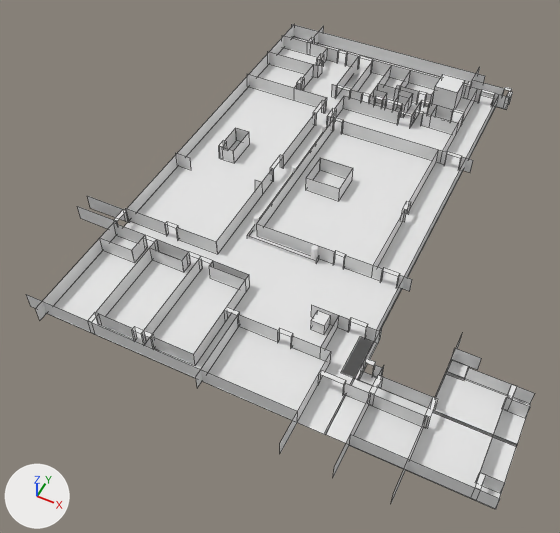
The Blender file assets/aligned_models/first.blend as it was, and as the next commit left it.
Both versions are drawn from a 50 mm camera at (-2.4, -47.6, 67.9) aimed at (-29.7, 7.0, -0.3). The axes (+X, +Y, +Z) are drawn at lower left. The lights are the same throughout. The older version comes first. Mesh edges are drawn as thin lines on the coarser meshes.

The first picture shows 'Cube.005', 'Doors.001', 'Floor.001', 'Walls.001' and 3 more.
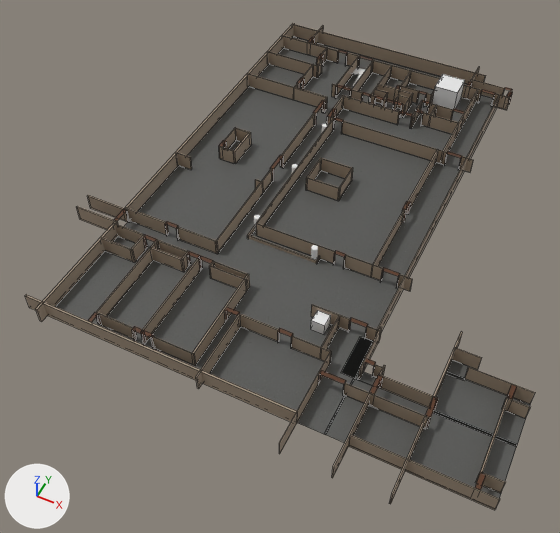
Pixel boxes [x1, y1, x2, y2] of what changed, in the pictures (560 x 533 px):
'Floor.001', recoloured (white to grey): [55, 36, 531, 508] in both
'Walls.001', reshaped: before [26, 24, 535, 509]; after [25, 23, 535, 510]
'Doors.001', recoloured: [88, 37, 517, 490] in both
part 1 of me_cube_146, added: after [25, 23, 535, 510]
part 2 of me_cube_146, recoloured: before [26, 24, 535, 509]; after [88, 25, 535, 503]

The change in detail:
Picture 'beige_wall_001_diff_1k.jpg' (img_beige_wall_001_diff_1k_jpg) is new.
Picture 'concrete_floor_worn_001_diff_1k.jpg' (img_concrete_floor_worn_001_diff_1k_jpg) is new.
Picture 'wood_table_worn_diff_1k.jpg' (img_wood_table_worn_diff_1k_jpg) is new.
Material 'Material.004' (mat_material_004) is new.
Its texture is img_beige_wall_001_diff_1k_jpg.
Material 'Material' (mat_material) is new.
Its texture is img_concrete_floor_worn_001_diff_1k_jpg.
Material 'Material.005' (mat_material_005) is new.
Its texture is img_wood_table_worn_diff_1k_jpg.
me_cube_020 has 368 vertices, 138 faces and spans x -15.6..31.1, y -40.5..17.3, z -1.0..1.0.
me_cube_020 gains material mat_material_005 (picture img_wood_table_worn_diff_1k_jpg).
me_plane_009 has 28 vertices, 7 faces and spans x -1.0..2.02, y -1.03..2.69, z 0.0.
me_plane_009 gains material mat_material (picture img_concrete_floor_worn_001_diff_1k_jpg).
me_cube_146 is used by ob_walls_001; location (-41.8, 11.6, 4.9).
me_cube_146 had 436 vertices, 109 faces and spanned x -10.4..43.0, y -28.5..36.1, z -2.5..1.0.
me_cube_146 now has 880 vertices, 662 faces and spans x -10.4..43.0, y -28.5..36.1, z -2.5..1.0.
me_cube_146 part 1: 444 vertices added at x -10.4..43.0, y -28.5..36.1, z -2.5..1.0.
me_cube_146 part 2: 109 faces spanning x -10.4..43.0, y -28.5..36.1, z -2.5..1.0 switch from no material to mat_material_004 (picture img_beige_wall_001_diff_1k_jpg).
